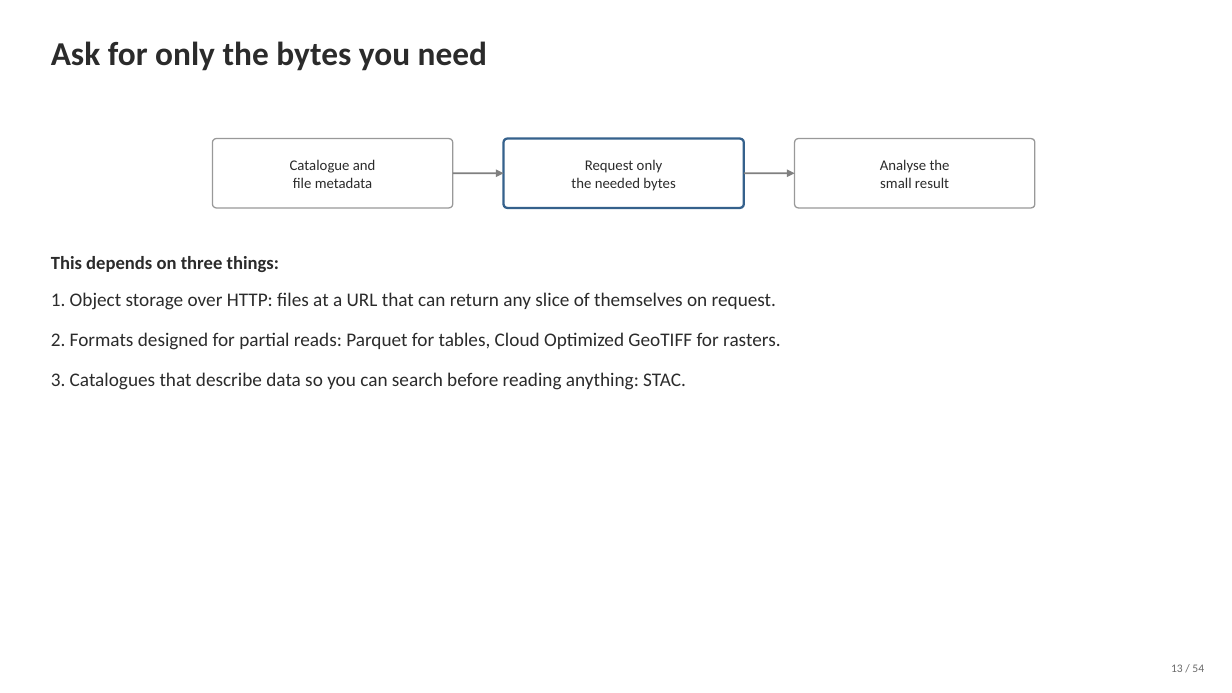
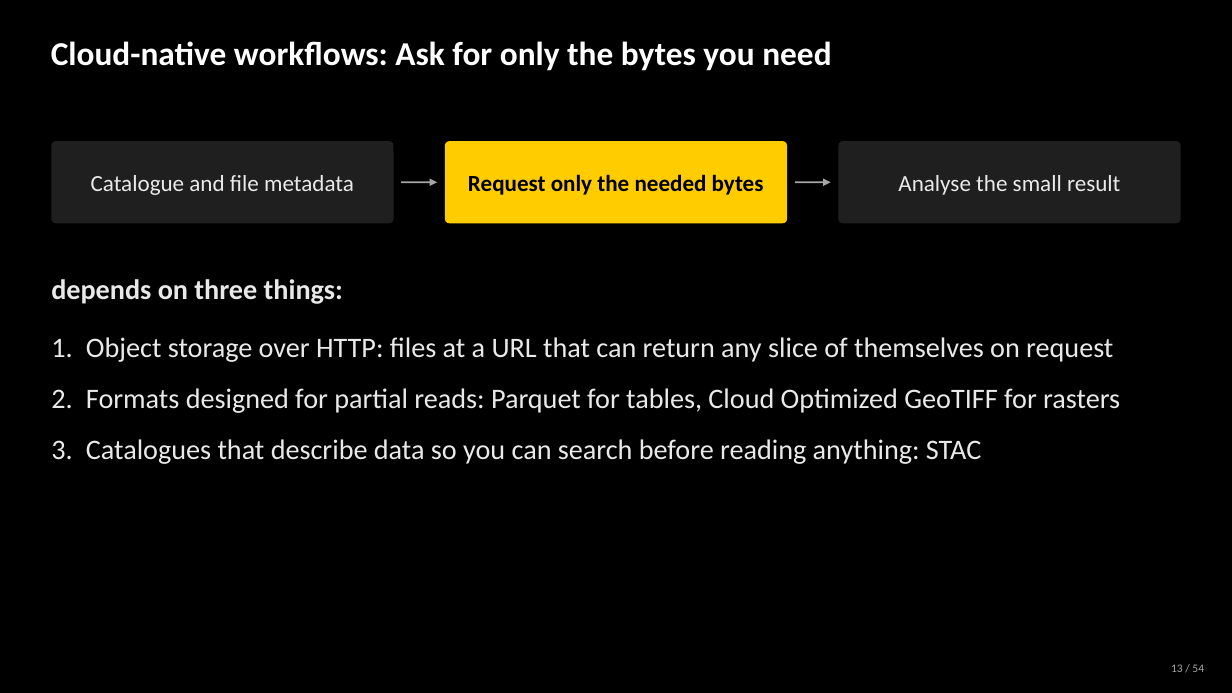
Before and after one commit to milliechapman/dsep, a slide deck: slide 24 of dsep2.pptx (slide 25 before the commit). Drawn at 1232x693 pixels with LibreOffice and Linux fonts; fonts in the diff are those of the drawing. Boxes give left, top, right and bottom in pixels: in the first picture for what was removed or moved away, otherwise in the second. Text is boxed around its words. In the diff, an @@ line names an element or a change of style, - is before the commit and + after.

```diff
--- a/dsep2.pptx
+++ b/dsep2.pptx
@@ background #FFFFFF to #000000 @@
@@ text at bbox=[51, 41, 831, 71]: text changed; text colour #2B2B2B to #FFFFFF @@
-Ask for only the bytes you need
+Cloud-native workflows: Ask for only the bytes you need
@@ rounded rectangle at bbox=[52, 141, 394, 224]: fill #FFFFFF to #1F1F1F; outline #999999 1 pt to none @@
@@ rounded rectangle: place and size @@
-rounded rectangle at bbox=[213, 139, 453, 208]
+rounded rectangle at bbox=[52, 141, 394, 224]
@@ rounded rectangle: place and size @@
-rounded rectangle at bbox=[504, 139, 744, 208]
+rounded rectangle at bbox=[445, 141, 787, 224]
@@ rounded rectangle at bbox=[445, 141, 787, 224]: fill #FFFFFF to #FFCC00; outline #35618C 1.75 pt to none @@
@@ rounded rectangle: place and size @@
-rounded rectangle at bbox=[795, 139, 1035, 208]
+rounded rectangle at bbox=[838, 141, 1180, 224]
@@ rounded rectangle at bbox=[838, 141, 1180, 224]: fill #FFFFFF to #1F1F1F; outline #999999 1 pt to none @@
@@ text at bbox=[91, 175, 354, 195]: text changed; size 11.5 to 18 pt; text colour #2B2B2B to #E9E9E9 @@
-Catalogue and
-file metadata
+Catalogue and file metadata
@@ text at bbox=[468, 174, 764, 195]: text changed; size 11.5 to 18 pt; text colour #2B2B2B to #000000; bold on @@
-Request only
-the needed bytes
+Request only the needed bytes
@@ text at bbox=[898, 175, 1120, 195]: text changed; size 11.5 to 18 pt; text colour #2B2B2B to #E9E9E9 @@
-Analyse the
-small result
+Analyse the small result
@@ arrow moved from (453, 174) - (504, 174) to (401, 182) - (437, 182) @@
@@ arrow (401, 182) - (437, 182): stroke #808080 1.25 pt to #A6A6A6 1.5 pt @@
@@ arrow moved from (744, 174) - (795, 174) to (795, 182) - (831, 182) @@
@@ arrow (795, 182) - (831, 182): stroke #808080 1.25 pt to #A6A6A6 1.5 pt @@
@@ text at bbox=[51, 279, 343, 304]: text changed; size 14.5 to 22 pt; text colour #2B2B2B to #E9E9E9 @@
-This depends on three things:
+depends on three things:
@@ text at bbox=[51, 337, 1120, 464]: text changed; size 15 to 22 pt; text colour #2B2B2B to #E9E9E9 @@
-1. Object storage over HTTP: files at a URL that can return any slice of themselves on request.
-2. Formats designed for partial reads: Parquet for tables, Cloud Optimized GeoTIFF for rasters.
-3. Catalogues that describe data so you can search before reading anything: STAC.
+1. Object storage over HTTP: files at a URL that can return any slice of themselves on request
+2. Formats designed for partial reads: Parquet for tables, Cloud Optimized GeoTIFF for rasters
+3. Catalogues that describe data so you can search before reading anything: STAC
@@ text "13 / 54" at bbox=[1171, 664, 1204, 672]: text colour #6B6B6B to #A6A6A6 @@
```
Also in this commit, not shown: 13 other slides changed, 12 slides added, 2 slides removed, 6 other files.
